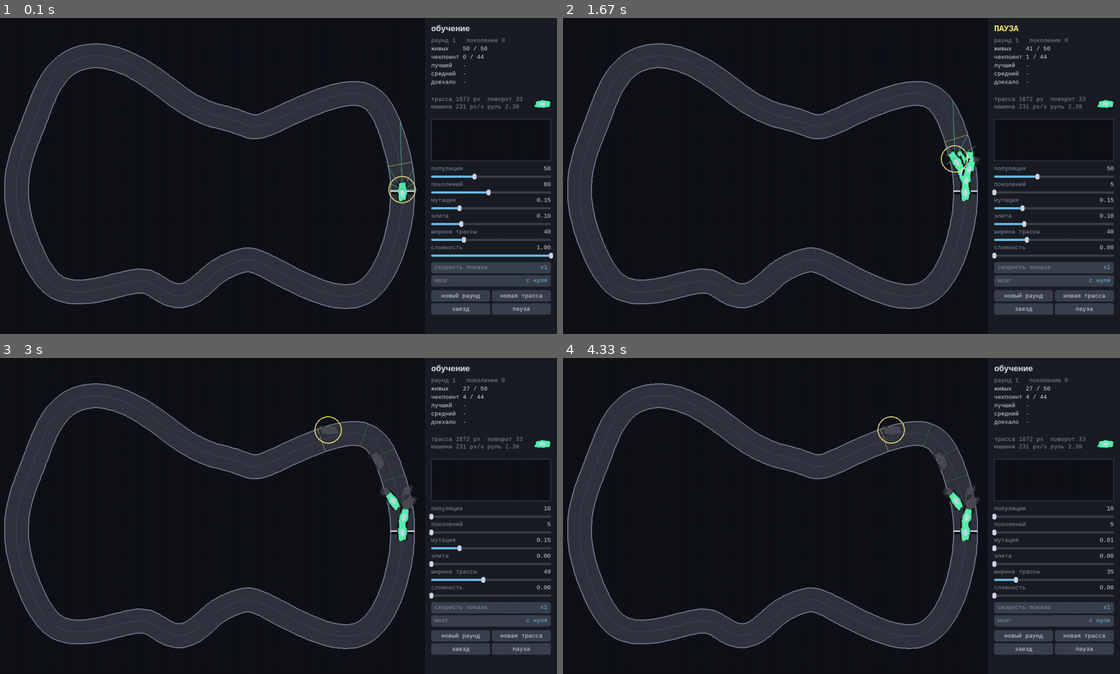
Above: before the commit, frames 1-4 (two rows, left to right).
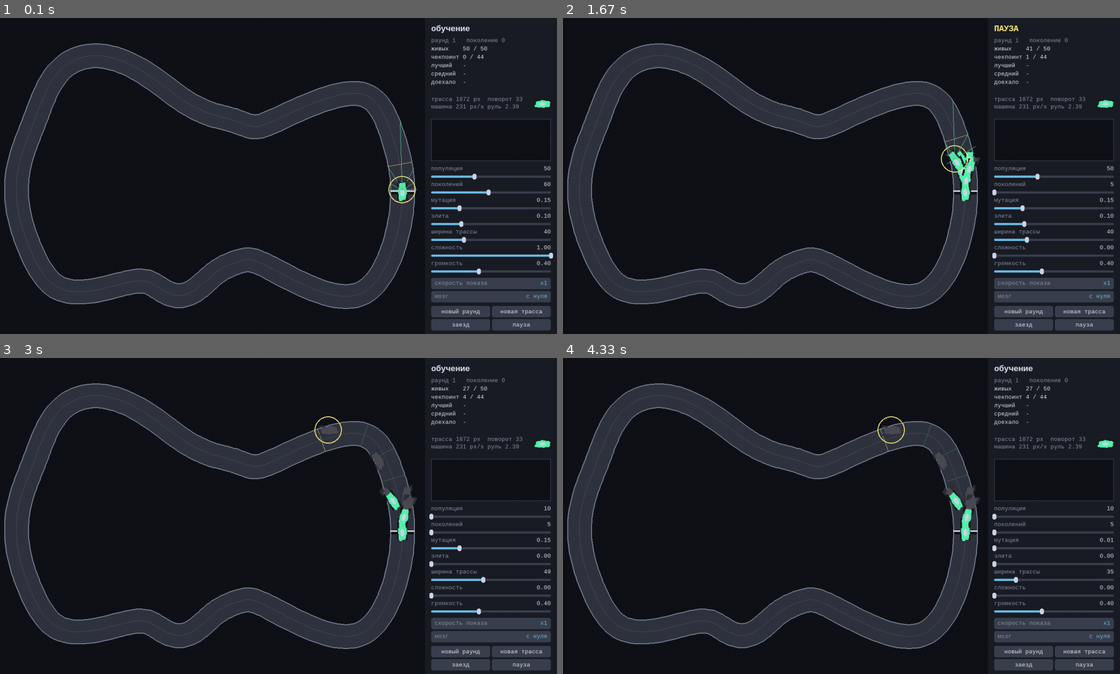
Above: after the commit, the same moments.

Repository: ALEXalesha/AiCar
Game: pygame game, started from main.py
The game is run twice, just before and just after one commit, with the same random seed, the same clock (stepped at 60 frames per second) and the same inputs.
Inputs (mouse positions are in pixels of both pictures, inside the frame that each line leads up to):
- Up to frame 1 (0.1 s): no input
- Up to frame 2 (1.67 s): tap Space at 0.33, 0.73, 1.03 s; press the mouse at (1053, 251) at 1.2 s; move the mouse to (947, 157) at 1.3 s; release the mouse at (841, 62) at 1.43 s; press the mouse at (1053, 188) at 1.53 s; move the mouse to (930, 188) at 1.63 s
- Up to frame 3 (3 s): release the mouse at (239, 531) at 1.77 s; tap Space at 1.9 s; click (484, 579) at 2.22 s; press the mouse at (490, 560) at 2.53 s; move the mouse to (289, 487) at 2.63 s; release the mouse at (94, 418) at 2.77 s; press the mouse at (490, 512) at 2.87 s; move the mouse to (412, 490) at 2.97 s
- Up to frame 4 (4.33 s): release the mouse at (891, 471) at 3.1 s; press the mouse at (1053, 544) at 3.7 s; move the mouse to (852, 493) at 3.8 s; release the mouse at (657, 446) at 3.93 s; click (1014, 576) at 4.05 s

The runs differ from the first frame. In frame 1, 2.5% of the frame differs, in the area x 77-99%, y 76-99%; in frame 2, 2.5%; in frame 3, 2.5%; in frame 4, 2.5%.

Commit message:
Звук: синтез мотора, удара и финиша без единого аудиофайла
Сэмпл мотора содержит целое число периодов, иначе на стыке цикла
щелчок десятки раз в секунду. Смена оборотов это смена сэмпла
с коротким наплывом, потому что pygame не умеет менять высоту
играющего звука.

Микшер перезапускается: pygame.init поднимает его со своими
параметрами, а повторный init с другими молча игнорируется.

Co-Authored-By: Claude Opus 5 <noreply@anthropic.com>

Diff:
--- a/main.py
+++ b/main.py
@@ -8,6 +8,7 @@
 import field
 import race
 import render
+import sound
 import track
 import train
 import ui
@@ -37,6 +38,7 @@
 
         self.rng = np.random.default_rng(seed)
         self.build_panel()
+        self.audio = sound.SoundBank(self.ui.value("volume"))
         self.paused = False
         self.best_brain = None
         self.rounds = 0
@@ -54,6 +56,7 @@
         p.slider("elite_frac", "элита", 0.0, 0.4, cfg.ELITE_FRAC)
         p.slider("width", "ширина трассы", 25, 80, cfg.TRACK_WIDTH, integer=True)
         p.slider("difficulty", "сложность", 0.0, 1.0, cfg.DIFFICULTY)
+        p.slider("volume", "громкость", 0.0, 1.0, cfg.VOLUME)
         p.skip(4)
         p.toggle("speed", "скорость показа", SPEED_NAMES)
         p.toggle("brain", "мозг", BRAIN_NAMES)
@@ -119,13 +122,20 @@
         self.state = SHOWCASE
         self.race = race.Race(self.track, self.field, self.car, self.best_brain[None, :])
 
+    def wrecks(self):
+        return int((~self.race.alive & (self.race.finish_step < 0)).sum())
+
     def advance(self):
         if self.paused or self.state == DONE:
+            self.audio.stop()
             return
+
+        wrecks_before, finished_before = self.wrecks(), self.race.n_finished
         for _ in range(self.speed or cfg.STEPS_PER_GEN):
             if self.race.done:
                 break
             self.race.step()
+        self.play_sounds(wrecks_before, finished_before)
 
         if not self.race.done:
             return
@@ -133,6 +143,18 @@
             self.next_generation()
         else:
             self.state = DONE
+
+    def play_sounds(self, wrecks_before, finished_before):
+        self.audio.set_volume(self.ui.value("volume"))
+        if self.race.n_finished > finished_before:
+            self.audio.play_finish()
+        elif self.wrecks() > wrecks_before:
+            self.audio.play_crash()
+
+        if self.race.alive.any():
+            self.audio.update(float(self.race.speed[self.race.alive].max()), self.car.max_speed)
+        else:
+            self.audio.stop()
 
     def key(self, code):
         if code == pygame.K_ESCAPE:
@@ -226,6 +248,7 @@
             self.draw_panel()
             pygame.display.flip()
             self.clock.tick(cfg.FPS)
+        self.audio.stop()
         pygame.quit()
 
 
--- /dev/null
+++ b/sound.py
@@ -0,0 +1,116 @@
+import numpy as np
+import pygame
+
+import config as cfg
+
+ENGINE_PERIODS = 12
+ENGINE_AMP = 0.28
+ENGINE_NOISE = 0.06
+ENGINE_SMOOTH = 3
+SWITCH_FADE_MS = 45
+
+CRASH_TAU = 0.028
+CRASH_THUMP_HZ = 70.0
+FINISH_NOTES = (523.0, 659.0, 784.0)
+FINISH_NOTE_MS = 130
+
+
+def _to_int16(wave):
+    return (np.clip(wave, -1.0, 1.0) * 32767.0).astype(np.int16)
+
+
+def _smooth(wave, w):
+    if w <= 1:
+        return wave
+    ext = np.concatenate([wave[-w:], wave, wave[:w]])
+    return np.convolve(ext, np.ones(w) / w, mode="same")[w:-w]
+
+
+def engine_sample(freq, rate=None, rng=None):
+    rate = cfg.SAMPLE_RATE if rate is None else rate
+    rng = np.random.default_rng(0) if rng is None else rng
+
+    period = int(round(rate / freq))
+    n = period * ENGINE_PERIODS
+    phase = (np.arange(n) % period) / period
+
+    saw = 2.0 * phase - 1.0
+    second = 0.35 * np.sin(4.0 * np.pi * phase)
+    wave = _smooth(saw + second, ENGINE_SMOOTH)
+    wave += ENGINE_NOISE * _smooth(rng.normal(0.0, 1.0, n), 5)
+    return _to_int16(ENGINE_AMP * wave / np.abs(wave).max())
+
+
+def engine_bank(levels=None, rate=None):
+    levels = cfg.ENGINE_LEVELS if levels is None else levels
+    rng = np.random.default_rng(0)
+    freqs = np.linspace(cfg.ENGINE_F_MIN, cfg.ENGINE_F_MAX, levels)
+    return [engine_sample(f, rate, rng) for f in freqs]
+
+
+def crash_sample(rate=None):
+    rate = cfg.SAMPLE_RATE if rate is None else rate
+    n = int(rate * cfg.CRASH_MS / 1000)
+    t = np.arange(n) / rate
+    decay = np.exp(-t / CRASH_TAU)
+    rng = np.random.default_rng(1)
+    noise = _smooth(rng.normal(0.0, 1.0, n), 3)
+    thump = np.sin(2.0 * np.pi * CRASH_THUMP_HZ * t)
+    return _to_int16(0.55 * decay * (0.7 * noise + 0.6 * thump))
+
+
+def finish_sample(rate=None):
+    rate = cfg.SAMPLE_RATE if rate is None else rate
+    n = int(rate * FINISH_NOTE_MS / 1000)
+    t = np.arange(n) / rate
+    envelope = np.minimum(1.0, 40.0 * t) * np.exp(-t / 0.09)
+    notes = [envelope * np.sin(2.0 * np.pi * f * t) for f in FINISH_NOTES]
+    return _to_int16(0.4 * np.concatenate(notes))
+
+
+class SoundBank:
+    def __init__(self, volume=None):
+        self.volume = cfg.VOLUME if volume is None else volume
+        self.level = -1
+        self.enabled = False
+        try:
+            pygame.mixer.quit()
+            pygame.mixer.init(frequency=cfg.SAMPLE_RATE, size=-16, channels=1, buffer=512)
+            self.engine = [pygame.sndarray.make_sound(s) for s in engine_bank()]
+            self.crash = pygame.sndarray.make_sound(crash_sample())
+            self.finish = pygame.sndarray.make_sound(finish_sample())
+            self.motor = pygame.mixer.Channel(0)
+            self.effects = pygame.mixer.Channel(1)
+        except (pygame.error, AttributeError, ValueError):
+            return
+        self.enabled = True
+        self.set_volume(self.volume)
+
+    def set_volume(self, volume):
+        self.volume = float(np.clip(volume, 0.0, 1.0))
+        if self.enabled:
+            self.motor.set_volume(self.volume * 0.5)
+            self.effects.set_volume(self.volume)
+
+    def update(self, speed, max_speed):
+        if not self.enabled or self.volume <= 0.0:
+            self.stop()
+            return
+        share = float(np.clip(speed / max(max_speed, 1e-9), 0.0, 1.0))
+        level = int(round(share * (len(self.engine) - 1)))
+        if level != self.level:
+            self.level = level
+            self.motor.play(self.engine[level], loops=-1, fade_ms=SWITCH_FADE_MS)
+
+    def play_crash(self):
+        if self.enabled and self.volume > 0.0:
+            self.effects.play(self.crash)
+
+    def play_finish(self):
+        if self.enabled and self.volume > 0.0:
+            self.effects.play(self.finish)
+
+    def stop(self):
+        if self.enabled:
+            self.motor.stop()
+        self.level = -1
--- /dev/null
+++ b/tests/test_sound.py
@@ -0,0 +1,91 @@
+import numpy as np
+import pygame
+import pytest
+
+import config as cfg
+import sound
+
+
+def test_engine_bank_has_one_sample_per_level():
+    assert len(sound.engine_bank()) == cfg.ENGINE_LEVELS
+
+
+def test_engine_samples_are_int16_and_not_clipped():
+    for s in sound.engine_bank():
+        assert s.dtype == np.int16
+        assert 0 < np.abs(s).max() < 32767
+
+
+def test_engine_sample_holds_a_whole_number_of_periods():
+    for freq in (60.0, 137.0, 260.0):
+        period = int(round(cfg.SAMPLE_RATE / freq))
+        assert len(sound.engine_sample(freq)) % period == 0
+
+
+def test_engine_loop_has_no_click_at_the_seam():
+    for s in sound.engine_bank():
+        seam = abs(int(s[0]) - int(s[-1]))
+        inside = np.abs(np.diff(s.astype(np.int32))).max()
+        assert seam <= inside * 2
+
+
+def test_higher_levels_are_higher_pitched():
+    bank = sound.engine_bank()
+    crossings = [np.count_nonzero(np.diff(np.sign(s.astype(np.int32))) != 0) / len(s) for s in bank]
+    assert crossings[-1] > crossings[0]
+
+
+def test_engine_bank_is_reproducible():
+    assert np.array_equal(sound.engine_bank()[3], sound.engine_bank()[3])
+
+
+def test_crash_lasts_the_configured_time():
+    expected = cfg.SAMPLE_RATE * cfg.CRASH_MS / 1000
+    assert abs(len(sound.crash_sample()) - expected) < 2
+
+
+def test_crash_decays():
+    s = np.abs(sound.crash_sample().astype(np.int32))
+    head, tail = s[:len(s) // 4], s[-len(s) // 4:]
+    assert head.mean() > tail.mean() * 10
+
+
+def test_finish_has_three_notes():
+    expected = 3 * int(cfg.SAMPLE_RATE * sound.FINISH_NOTE_MS / 1000)
+    assert len(sound.finish_sample()) == expected
+
+
+def test_finish_notes_rise_in_pitch():
+    s = sound.finish_sample().astype(np.int32)
+    third = len(s) // 3
+    rate = [np.count_nonzero(np.diff(np.sign(s[i * third:(i + 1) * third])) != 0) for i in range(3)]
+    assert rate[0] < rate[1] < rate[2]
+
+
+def test_all_samples_stay_inside_int16():
+    for s in list(sound.engine_bank()) + [sound.crash_sample(), sound.finish_sample()]:
+        assert s.dtype == np.int16
+        assert np.abs(s).max() <= 32767
+
+
+def test_soundbank_survives_a_missing_audio_device(monkeypatch):
+    def refuse(*args, **kwargs):
+        raise pygame.error("нет аудиоустройства")
+
+    monkeypatch.setattr(pygame.mixer, "init", refuse)
+    bank = sound.SoundBank()
+    assert not bank.enabled
+    bank.update(100.0, 200.0)
+    bank.play_crash()
+    bank.play_finish()
+    bank.set_volume(0.5)
+    bank.stop()
+
+
+def test_volume_is_clamped(monkeypatch):
+    monkeypatch.setattr(pygame.mixer, "init", lambda *a, **k: (_ for _ in ()).throw(pygame.error("нет")))
+    bank = sound.SoundBank()
+    bank.set_volume(5.0)
+    assert bank.volume == 1.0
+    bank.set_volume(-1.0)
+    assert bank.volume == 0.0
Binary file changed: docs/preview_panel.png
Not shown, added: docs/modules/sound.md
